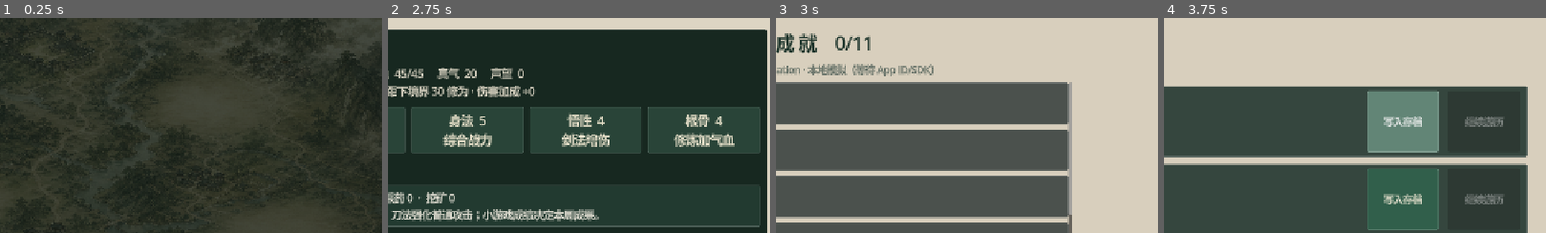
Above: before the commit, frames 1-4 (left to right).
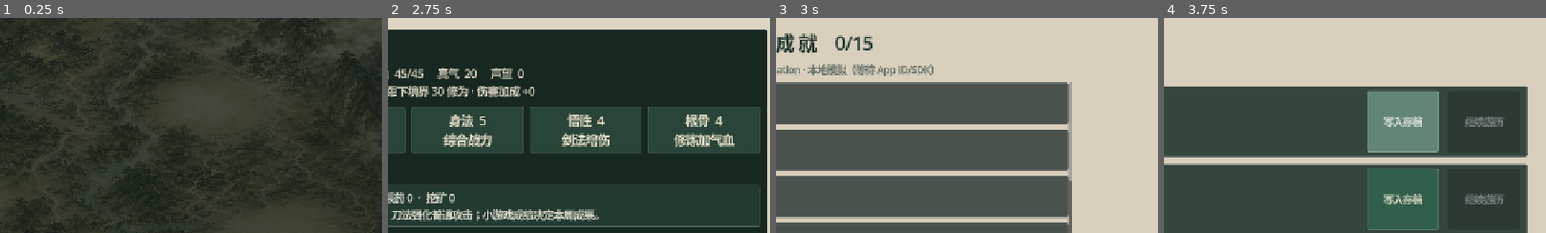
Above: after the commit, the same moments.

Repository: zijiangao/shanhe-wendao
Game: Godot game, scene res://scenes/main.tscn
Two runs of this game, one before a commit and one after it. Both use one fixed random seed, a clock stepped at 60 frames per second and the inputs below.
Inputs:
- Up to frame 1 (0.25 s): no input
- Up to frame 2 (2.75 s): click "天下舆图" at 0.5 s; click "任务" at 1.25 s; click "人物" at 2 s
- Up to frame 3 (3 s): click "成就" at 2.75 s
- Up to frame 4 (3.75 s): click "存档" at 3.5 s
The pictures show only the part of the screen within x 47-97%, y 11-61%; the shares and areas given below are measured in that part.

Frames 1-2 are identical in both runs. In frame 3, 0.2% of the frame differs, in the area x 22-78%, y 8-92%; in frame 4, nothing differs.

Commit message:
Expand Steam achievements for training and crafting (0.34.0)

Diff:
--- a/godot/autoload/game_state.gd
+++ b/godot/autoload/game_state.gd
@@ -124,9 +124,13 @@
 	data.materials.ore = int(data.materials.ore) + int(outcome.get("ore", 0))
 	if str(outcome.item) != "":
 		data.items.append(str(outcome.item))
+	if str(outcome.grade) == "S" and "training_s_grade" not in data.flags:
+		data.flags.append("training_s_grade")
 	var event := TRAINING_EVENT_RULES.select(discipline, str(outcome.grade), event_roll)
 	if not event.is_empty() and TRAINING_EVENT_RULES.apply(data, event):
 		outcome.event = event
+		if "training_event_seen" not in data.flags:
+			data.flags.append("training_event_seen")
 		add_log("修炼奇遇：%s，%s。" % [str(event.title), str(event.reward)])
 	add_log("专项修炼完成：%s级，%s。" % [str(outcome.grade), TRAINING_RULES.reward_text(outcome)])
 	return outcome
@@ -134,6 +138,9 @@
 func craft(recipe_id: String) -> bool:
 	if not CRAFTING_RULES.apply(data, recipe_id):
 		return false
+	var milestone := "crafted_healing_powder" if recipe_id == "healing_powder" else "tempered_blade"
+	if milestone not in data.flags:
+		data.flags.append(milestone)
 	add_log("青云工坊完成：%s。" % str(CRAFTING_RULES.RECIPES[recipe_id].title))
 	state_changed.emit()
 	return true
--- a/godot/autoload/steam_service.gd
+++ b/godot/autoload/steam_service.gd
@@ -104,6 +104,13 @@
 	var highest_mastery := maxi(int(mastery.get("cloud", 0)), maxi(int(mastery.get("frost", 0)), int(mastery.get("frost_guard", 0))))
 	backend.set_stat("STAT_HIGHEST_MASTERY", highest_mastery)
 	if highest_mastery >= 3: unlock("ACH_PRACTICED_HAND")
+	var flags: Array = state.get("flags", [])
+	if "training_s_grade" in flags: unlock("ACH_TRAINING_EXCELLENCE")
+	if "training_event_seen" in flags: unlock("ACH_FORTUNATE_ENCOUNTER")
+	if "crafted_healing_powder" in flags: unlock("ACH_FIELD_APOTHECARY")
+	if "tempered_blade" in flags: unlock("ACH_FIRST_TEMPER")
+	var highest_specialty := maxi(int(state.get("swordsmanship", 0)), maxi(int(state.get("bladesmanship", 0)), maxi(int(state.get("herbalism", 0)), int(state.get("mining", 0)))))
+	backend.set_stat("STAT_HIGHEST_SPECIALTY", highest_specialty)
 
 func _on_game_state_changed() -> void:
 	evaluate_state(GameState.data)
--- a/godot/data/steam_achievements.json
+++ b/godot/data/steam_achievements.json
@@ -42,6 +42,30 @@
     "hidden": false
   },
   {
+    "api_name": "ACH_TRAINING_EXCELLENCE",
+    "title": "炉火纯青",
+    "description": "在任一专项修炼中取得S级评价。",
+    "hidden": false
+  },
+  {
+    "api_name": "ACH_FORTUNATE_ENCOUNTER",
+    "title": "机缘自来",
+    "description": "在修炼结束后触发一次专项奇遇。",
+    "hidden": false
+  },
+  {
+    "api_name": "ACH_FIELD_APOTHECARY",
+    "title": "药香初成",
+    "description": "在青云工坊首次制作回春散。",
+    "hidden": false
+  },
+  {
+    "api_name": "ACH_FIRST_TEMPER",
+    "title": "百炼成锋",
+    "description": "在青云工坊首次淬炼兵刃。",
+    "hidden": false
+  },
+  {
     "api_name": "ACH_WUKU_VICTORY",
     "title": "天门决胜",
     "description": "在武库天门击败厉无咎。",
--- a/godot/main.gd
+++ b/godot/main.gd
@@ -163,12 +163,12 @@
 
 func _verify_steam_data() -> void:
 	var errors := SteamService.release_data_errors()
-	var valid := errors.is_empty() and SteamService.definitions.size() == 11
+	var valid := errors.is_empty() and SteamService.definitions.size() == 15
 	if not valid:
 		for error in errors:
 			push_error(error)
-		if SteamService.definitions.size() != 11:
-			push_error("Expected 11 Steam achievement definitions, found %d." % SteamService.definitions.size())
+		if SteamService.definitions.size() != 15:
+			push_error("Expected 15 Steam achievement definitions, found %d." % SteamService.definitions.size())
 	print("Steam release data verification passed." if valid else "Steam release data verification failed.")
 	get_tree().quit(0 if valid else 7)
 
@@ -1330,7 +1330,7 @@
 	title.add_theme_color_override("font_color", Color("#f2dfb3"))
 	panel.add_child(title)
 	var version := Label.new()
-	version.text = "《山河问道》 · Windows 0.33.0 · Godot 4.7.1"
+	version.text = "《山河问道》 · Windows 0.34.0 · Godot 4.7.1"
 	version.horizontal_alignment = HORIZONTAL_ALIGNMENT_CENTER
 	version.add_theme_color_override("font_color", Color("#c9c7bc"))
 	panel.add_child(version)
--- /dev/null
+++ b/godot/tests/test_achievements_view.gd
@@ -0,0 +1,30 @@
+extends SceneTree
+
+func _initialize() -> void:
+	call_deferred("_capture")
+
+func _capture() -> void:
+	var main_scene: Control = load("res://scenes/main.tscn").instantiate()
+	root.add_child(main_scene)
+	await process_frame
+	main_scene.get_window().size = Vector2i(1280, 720)
+	main_scene.screen = "achievements"
+	main_scene._rebuild()
+	for frame in range(4):
+		await process_frame
+	var scrolls: Array = main_scene.find_children("*", "ScrollContainer", true, false)
+	if not scrolls.is_empty():
+		(scrolls[0] as ScrollContainer).scroll_vertical = 490
+	for frame in range(3):
+		await process_frame
+	await RenderingServer.frame_post_draw
+	var output_path := "user://achievements_preview.png"
+	var result := main_scene.get_viewport().get_texture().get_image().save_png(output_path)
+	var labels: Array = main_scene.find_children("*", "Label", true, false)
+	var texts: Array[String] = []
+	for label in labels:
+		texts.append(str((label as Label).text))
+	var valid := result == OK and texts.any(func(value: String): return "江 湖 成 就" in value and "/15" in value)
+	valid = valid and texts.any(func(value: String): return "炉火纯青" in value) and texts.any(func(value: String): return "百炼成锋" in value)
+	print("Achievement preview saved to: %s" % ProjectSettings.globalize_path(output_path))
+	quit(0 if valid else 20)
--- a/godot/tests/test_game_state.gd
+++ b/godot/tests/test_game_state.gd
@@ -34,9 +34,14 @@
 	var event_training: Dictionary = state.complete_training("herbalism", 300, 0)
 	assert(str(event_training.get("event", {}).get("id", "")) == "rare_herb", "A deterministic high-grade roll should attach its training encounter to the result.")
 	assert(int(state.data.materials.herbs) == 5, "The normal three-herb reward and two bonus herbs must be committed together.")
+	assert("training_s_grade" in state.data.flags and "training_event_seen" in state.data.flags, "Training milestones must persist for Steam achievement restoration.")
 	assert(int(state.data.week) == 2 and int(state.data.energy) == 2, "Training should spend exactly one week and one energy.")
 	state.data.materials.herbs = 2
 	assert(state.craft("healing_powder") and int(state.data.consumables.healing_powder) == 1, "GameState should expose medicine crafting through the saved inventory.")
+	assert("crafted_healing_powder" in state.data.flags, "Medicine crafting must persist its Steam milestone.")
+	state.data.materials.ore = 3
+	state.data.silver = 8
+	assert(state.craft("temper_blade") and "tempered_blade" in state.data.flags, "Weapon tempering must persist its Steam milestone.")
 	var legacy_material_save: Dictionary = state.data.duplicate(true)
 	legacy_material_save.save_version = 5
 	legacy_material_save.erase("materials")
--- a/godot/tests/test_steam_service.gd
+++ b/godot/tests/test_steam_service.gd
@@ -52,7 +52,7 @@
 	var backend = LOCAL_BACKEND.new(TEST_PATH)
 	assert(service.use_backend(backend), "The local Steam backend should initialize without the SDK.")
 	assert(not service.is_live(), "The local backend must never claim a live Steam connection.")
-	assert(service.definitions.size() == 11, "The commercial achievement set should include finale and ending awards.")
+	assert(service.definitions.size() == 15, "The commercial achievement set should cover progression, training, crafting, finale, and endings.")
 	assert(service.release_data_errors().is_empty(), "Shipping achievement metadata should satisfy the Steam release contract.")
 	var ids: Dictionary = {}
 	for definition in service.definitions:
@@ -63,20 +63,22 @@
 
 	var state := {
 		"quest_stage": "game_complete",
-		"flags": ["villain_revealed", "game_complete"],
+		"flags": ["villain_revealed", "game_complete", "training_s_grade", "training_event_seen", "crafted_healing_powder", "tempered_blade"],
 		"companions": ["lin_qingshuang"],
 		"items": ["思过崖通行令"],
 		"skill_mastery": {"cloud": 3, "frost": 0, "frost_guard": 0},
-		"ending": {"id": "destroy"}
+		"ending": {"id": "destroy"},
+		"swordsmanship": 5, "bladesmanship": 1, "herbalism": 3, "mining": 2
 	}
 	service.evaluate_state(state)
-	assert(service.unlocked_count() == 9, "One completed route should unlock progression plus exactly one of three endings.")
+	assert(service.unlocked_count() == 13, "One completed route should unlock progression, training, crafting, and exactly one ending.")
 	state.ending.id = "seal"
 	service.evaluate_state(state)
 	state.ending.id = "preserve"
 	service.evaluate_state(state)
 	assert(service.unlocked_count() == service.definitions.size(), "Completing all ending routes should unlock the full achievement set.")
 	assert(backend.get_stat("STAT_HIGHEST_MASTERY") == 3, "Steam stat progress should mirror the highest mastery.")
+	assert(backend.get_stat("STAT_HIGHEST_SPECIALTY") == 5, "Steam stat progress should mirror the highest training specialty.")
 	assert(not service.unlock("ACH_FIRST_STEPS"), "Unlocking an existing achievement must be idempotent.")
 
 	var fake_api := FakeSteamApi.new()
Not shown, changed: godot/export_presets.cfg
Not shown, added: godot/tests/test_achievements_view.gd.uid
Not shown, changed: godot/BUILDING.md
Not shown, changed: godot/STEAM_RELEASE.md
Not shown, changed: godot/STORE_PAGE_DRAFT.md
Not shown, changed: steamworks/store-assets/screenshots-candidates/README.md
